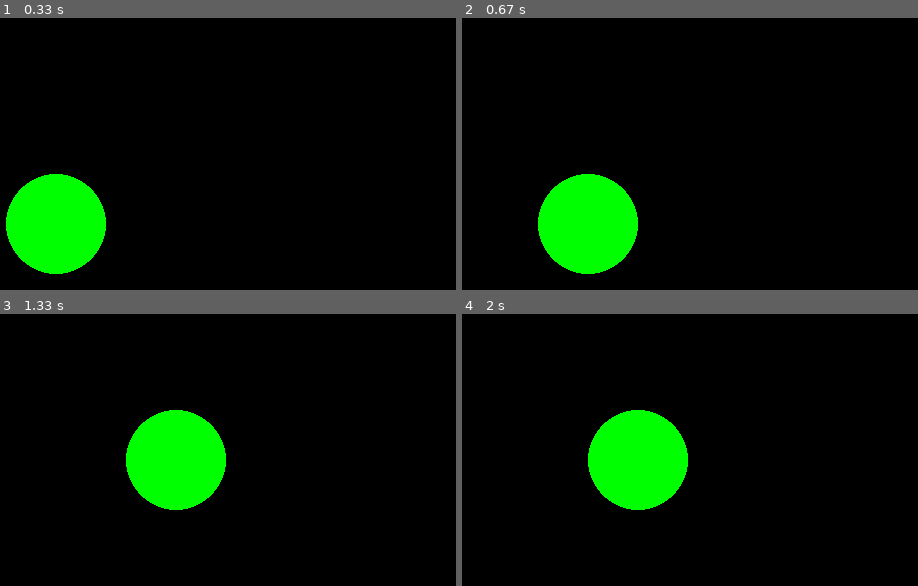
Above: before the commit, frames 1-4 (two rows, left to right).
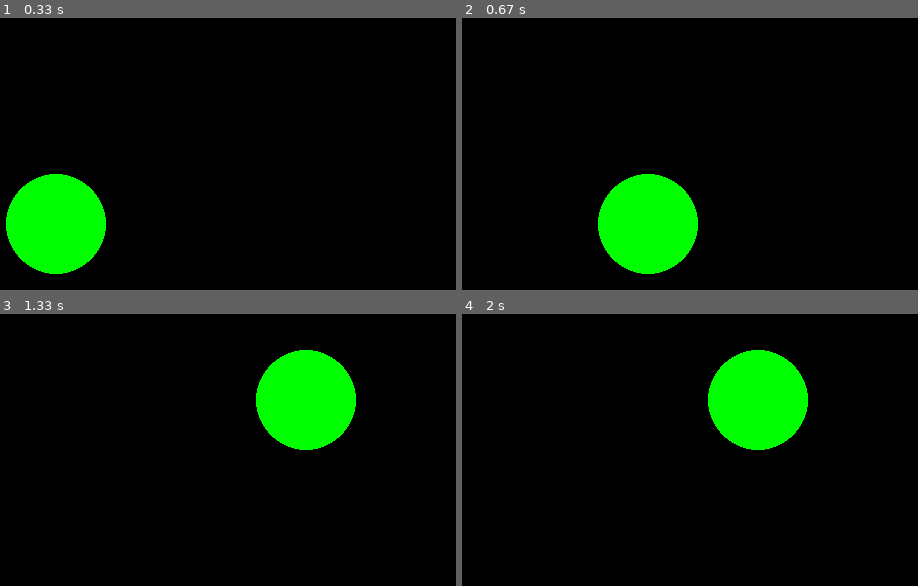
Above: after the commit, the same moments.

Repository: rafaelbhcosta/jogo_da_velha
Game: pygame game, started from jogo/pygame/jokempo.py
Same seed, same stepped clock (60 frames per second), same inputs: the game is played once before the commit and once after it.
Inputs:
- Up to frame 1 (0.33 s): no input
- Up to frame 2 (0.67 s): hold Right from 0.33 s (still down)
- Up to frame 3 (1.33 s): release Right at 0.8 s; hold Up 0.83-1.13 s; hold Right from 1.17 s (still down)
- Up to frame 4 (2 s): release Right at 1.63 s; hold Left from 1.67 s (still down)

Frame 1 is identical in both runs. In frame 2, 9.0% of the frame differs, in the area x 16-52%, y 57-95%; in frame 3, 13%, in the area x 27-79%, y 13-73%; in frame 4, 13%.

Commit message:
Update jokempo.py

Diff:
--- a/jogo/pygame/jokempo.py
+++ b/jogo/pygame/jokempo.py
@@ -11,7 +11,7 @@
 while abertura:
 
     # Isso é uma condição para a tela não travar, cria um periodo de recarga da tela
-    pygame.time.delay(50)
+    pygame.time.delay(25)
 
     # Essa função cria uma detecção de evento, no caso para parar a tela caso clique no X (sair)
     for event in pygame.event.get():
@@ -29,6 +29,7 @@
     if comandos[pygame.K_LEFT]:
         x -= velocidade
 
+
     # Sempre que o evento FOR se repetir a tela atualiza o fundo dela para essa cor
     janela.fill((0,0,0))
 
